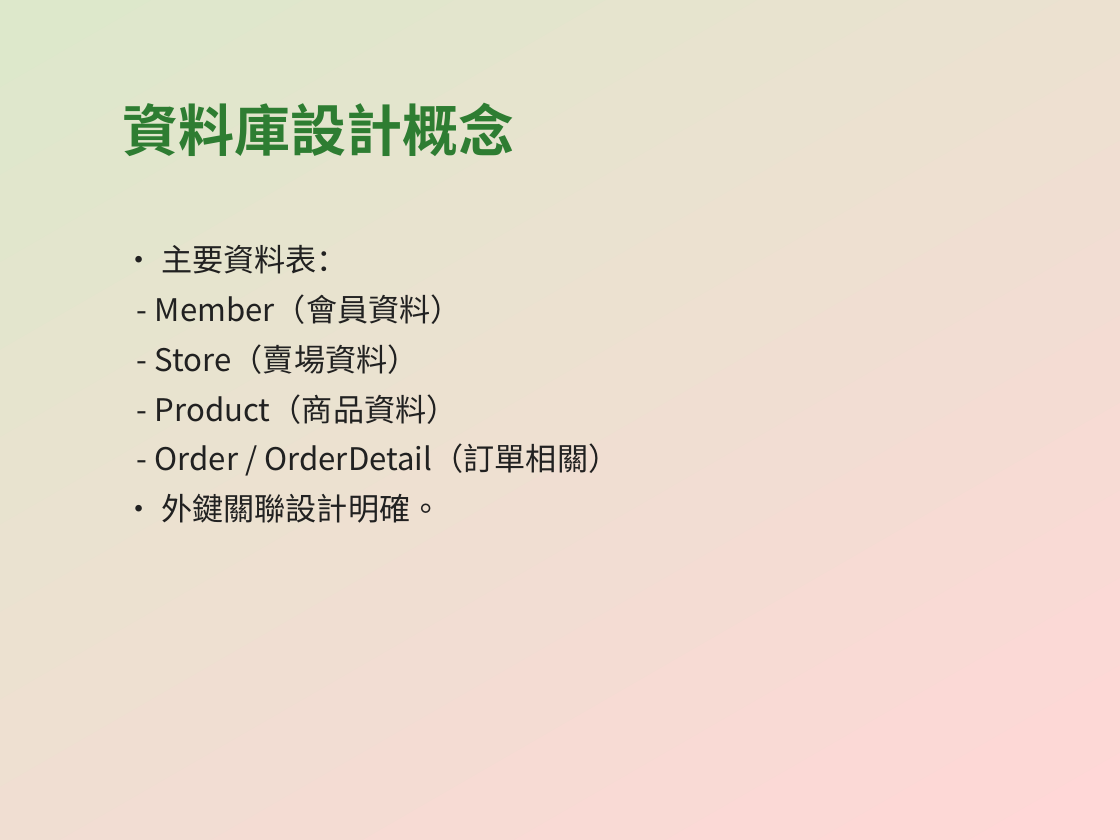
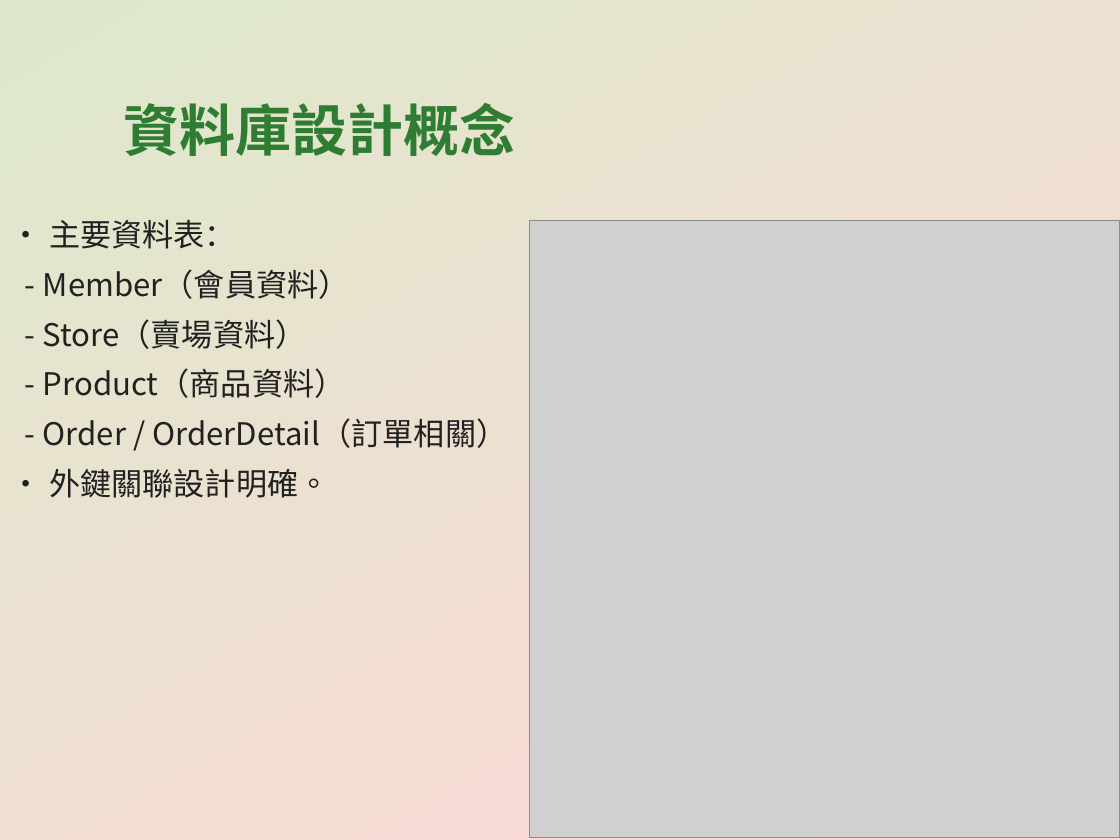
Before and after one commit to CYX1025/EasyBuyFarm, a slide deck: slide 6 of EasyBuyFarm_專案簡報.pptx. Drawn at 1120x840 pixels with LibreOffice and Linux fonts; fonts in the diff are those of the drawing; grey boxes stand for pictures. Boxes give left, top, right and bottom in pixels: in the first picture for what was removed or moved away, otherwise in the second. Text is boxed around its words. In the diff, an @@ line names an element or a change of style, - is before the commit and + after.

```diff
--- a/EasyBuyFarm_專案簡報.pptx
+++ b/EasyBuyFarm_專案簡報.pptx
@@ text "• 主要資料表：": place and size @@
-text "• 主要資料表：" at [155,245,619,523]
+text "• 主要資料表：" at [43,220,507,498]
@@ picture added at [529,221,1120,838] @@
```
Also in this commit, not shown: 4 slides added.
